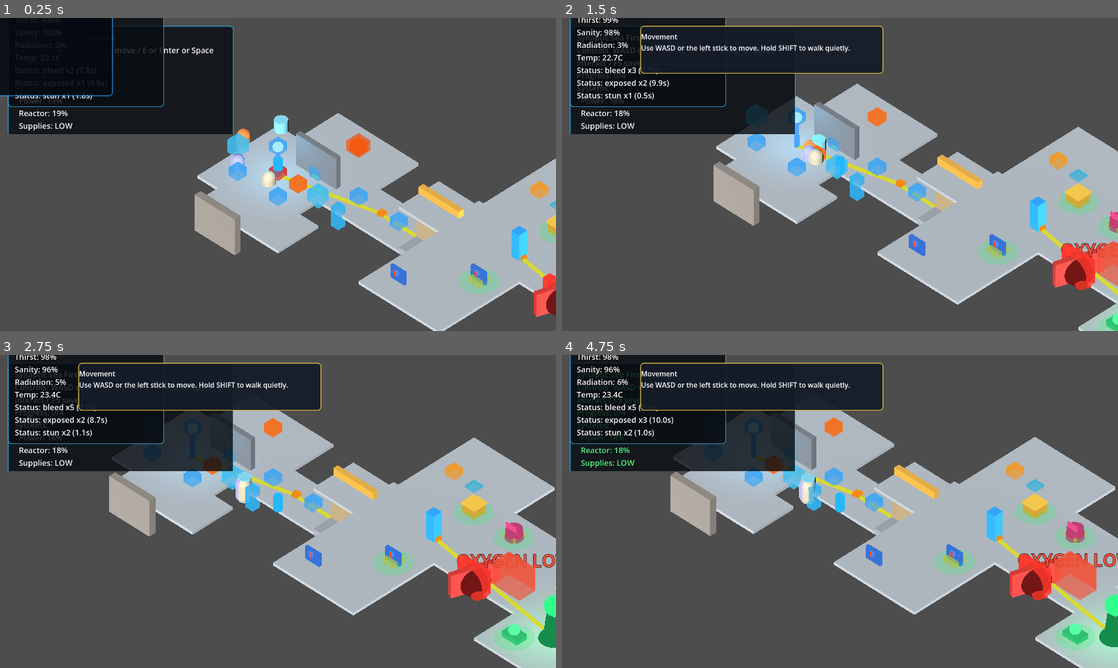
Above: before the commit, frames 1-4 (two rows, left to right).
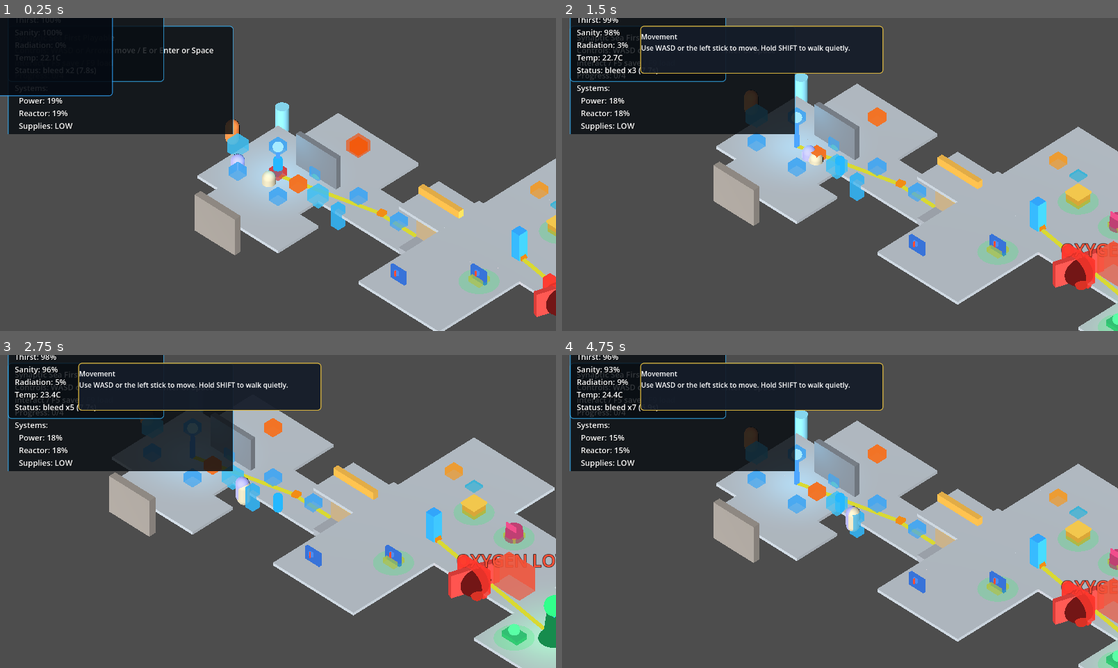
Above: after the commit, the same moments.

Repository: 9thLevelSoftware/the-synaptic-sea
Game: Godot game, scene res://scenes/main.tscn
Two runs of this game, one before a commit and one after it. Both use one fixed random seed, a clock stepped at 60 frames per second and the inputs below.
Inputs (mouse positions are in pixels of both pictures, inside the frame that each line leads up to):
- Up to frame 1 (0.25 s): no input
- Up to frame 2 (1.5 s): tap Enter (ui_accept) at 0.5, 0.77 s; move the mouse to (962, 158) at 0.52 s; hold D (move_right) 0.53-1.25 s; hold F (attack_primary) 0.53-1.25 s; click (962, 158) at 0.67 s; drag from (728, 190) to (812, 237) at 1.27 s
- Up to frame 3 (2.75 s): move the mouse to (333, 442) at 2.02 s; hold D (move_right) from 2.03 s (still down); hold E (interact) from 2.03 s (still down)
- Up to frame 4 (4.75 s): release D (move_right) at 2.75 s; release E (interact) at 2.75 s; drag from (812, 574) to (673, 464) at 2.77 s; move the mouse to (1006, 558) at 3.52 s; hold A (move_left) 3.53-4.25 s; tap Space at 3.6 s; tap Enter (ui_accept) at 3.77 s; drag from (673, 464) to (756, 433) at 4.27 s

The runs differ from the first frame. In frame 1, 0.7% of the frame differs, in the area x 1-52%, y 19-40%; in frame 2, 1.1%; in frame 3, 1.0%; in frame 4, 27%, in the area x 1-100%, y 0-100%.

Commit message:
feat(combat): AI consumes detection emitted profile + per-threat proximity (BP1)
Co-Authored-By: Claude Opus 4.8 <noreply@anthropic.com>
Claude-Session: https://claude.ai/code/session_01KPbqcGeunTAQouMUN1HWWx

Diff:
--- a/scripts/systems/threat_manager.gd
+++ b/scripts/systems/threat_manager.gd
@@ -7,6 +7,7 @@
 const THREAT_ARCHETYPE_PATH: String = "res://data/combat/threat_archetypes.json"
 const WEAPON_DEFINITIONS_PATH: String = "res://data/combat/weapon_definitions.json"
 const AMMO_DEFINITIONS_PATH: String = "res://data/combat/ammo_definitions.json"
+const SIGHT_RANGE: float = 12.0
 
 var threat_archetypes: Dictionary = {}
 var weapon_definitions: Dictionary = {}
@@ -71,11 +72,13 @@
 		if threat == null:
 			continue
 		var same_room: bool = player_room_id.is_empty() or threat.room_id == player_room_id
+		var profile: Dictionary = detection_state.get_emitted_profile()
+		var prox: float = _proximity_factor(threat, player_position)
 		threat.tick(delta, {
-			"noise_level": player_noise,
-			"light_level": player_light,
-			"sight_level": player_sight,
-			"crouching": player_crouching,
+			"noise_level": float(profile["noise"]),
+			"light_level": float(profile["light"]),
+			"sight_level": float(profile["visibility"]) * prox,
+			"crouching": false,  # crouch already applied in the emitted profile (no double-count)
 			"room_id": player_room_id,
 			"same_room": same_room,
 			"detect_threshold": detection_state.detect_threshold,
@@ -268,6 +271,12 @@
 	add_child(node)
 	placeholder_nodes[threat.instance_id] = node
 
+## Domain 2 (BP1): visibility falls off with world distance, so a closer threat
+## perceives more of the player's emitted visibility than a far one.
+func _proximity_factor(threat, player_position: Vector3) -> float:
+	var tp: Vector3 = Vector3(float(threat.world_position[0]), float(threat.world_position[1]), float(threat.world_position[2]))
+	return clampf(1.0 - tp.distance_to(player_position) / SIGHT_RANGE, 0.0, 1.0)
+
 func _update_placeholder(threat, player_position: Vector3) -> void:
 	var node = placeholder_nodes.get(threat.instance_id, null)
 	if node == null or not is_instance_valid(node):
--- /dev/null
+++ b/scripts/validation/threat_detection_source_smoke.gd
@@ -0,0 +1,57 @@
+extends SceneTree
+
+## Domain 2 (BP1): the threat AI consumes DetectionState's emitted profile as the
+## single signal source — changing the profile changes every threat's awareness,
+## two archetypes with different sensitivities perceive the SAME profile
+## differently, and a closer threat perceives more visibility than a far one.
+##
+## Pass marker:
+##   THREAT DETECTION SOURCE PASS single_source=true per_archetype=true proximity=true
+
+const ThreatManagerScript := preload("res://scripts/systems/threat_manager.gd")
+
+func _initialize() -> void:
+	var tm = ThreatManagerScript.new()
+	tm._ready()  # loads archetypes (no scene tree needed for the model path)
+	# Two archetypes with different sensitivities, one near, one far.
+	tm.inject_validation_encounter(["stalker", "biomatter_swarm"], Vector3.ZERO)
+	if tm.threats.size() < 2:
+		_fail("expected 2 injected threats")
+		return
+	# Place threat 0 near the player, threat 1 far.
+	tm.threats[0].world_position = [1.0, 0.0, 0.0]
+	tm.threats[1].world_position = [50.0, 0.0, 0.0]
+	# Low emitted signal -> low awareness for both.
+	tm.set_player_signals(0.05, 0.1, 0.1, false, "")
+	tm.tick_threats(0.1, null, null, {}, Vector3.ZERO)
+	var low0: float = float(tm.threats[0].awareness_score)
+	# Raise the emitted signal -> awareness must rise (single source drives the AI).
+	tm.set_player_signals(1.5, 1.5, 1.5, false, "")
+	tm.tick_threats(0.1, null, null, {}, Vector3.ZERO)
+	var hi0: float = float(tm.threats[0].awareness_score)
+	var hi1: float = float(tm.threats[1].awareness_score)
+	if not (hi0 > low0):
+		_fail("raising the emitted profile must raise threat awareness (single source)")
+		return
+	# Per-archetype: the two threats perceive the same profile differently.
+	if absf(hi0 - hi1) < 0.0001:
+		_fail("different archetypes should perceive the same profile differently")
+		return
+	# Proximity: the NEAR threat perceives more visibility-driven awareness than the FAR one
+	# (same archetype comparison via two stalkers, near vs far).
+	var tm2 = ThreatManagerScript.new()
+	tm2._ready()
+	tm2.inject_validation_encounter(["stalker", "stalker"], Vector3.ZERO)
+	tm2.threats[0].world_position = [1.0, 0.0, 0.0]
+	tm2.threats[1].world_position = [50.0, 0.0, 0.0]
+	tm2.set_player_signals(0.0, 0.0, 1.5, false, "")  # visibility-only signal
+	tm2.tick_threats(0.1, null, null, {}, Vector3.ZERO)
+	if not (float(tm2.threats[0].awareness_score) > float(tm2.threats[1].awareness_score)):
+		_fail("near threat should perceive more visibility than far threat")
+		return
+	print("THREAT DETECTION SOURCE PASS single_source=true per_archetype=true proximity=true")
+	quit(0)
+
+func _fail(reason: String) -> void:
+	push_error("THREAT DETECTION SOURCE FAIL reason=%s" % reason)
+	quit(1)
